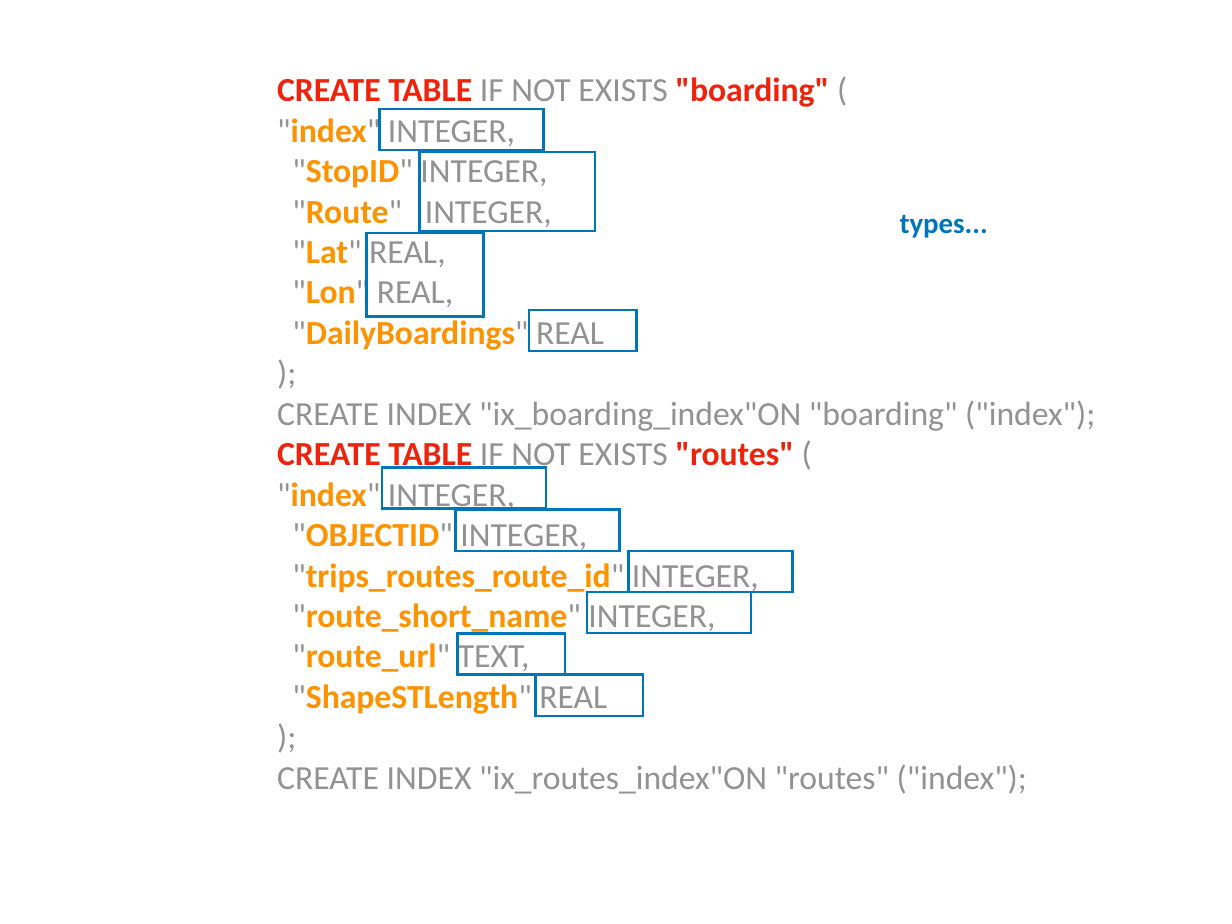
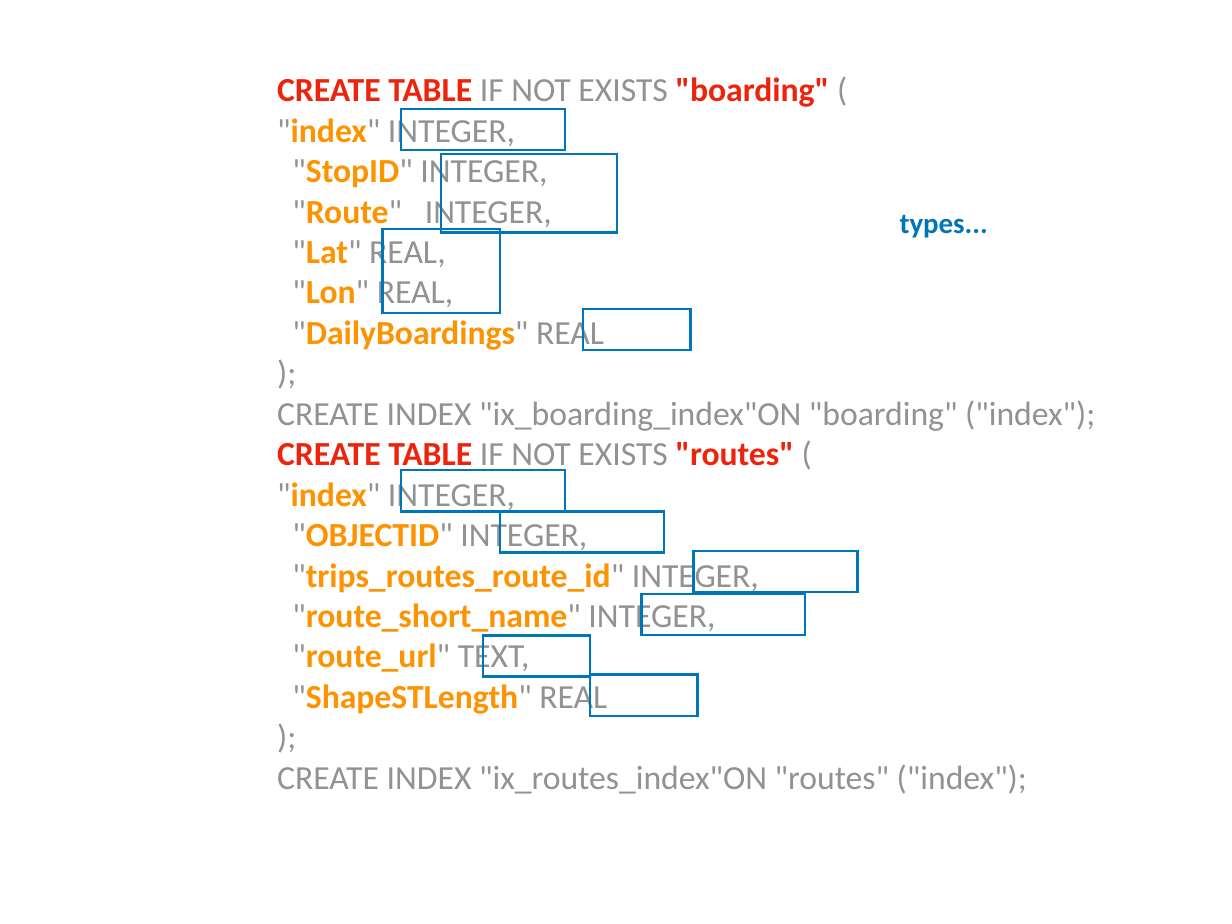
Before and after one commit to tylerharter/caraza-harter-com, a slide deck: slide 41 of tyler/meena/cs220/f20/materials/lec_33_F20.pptx (slide 43 before the commit). Drawn at 1232x924 pixels with LibreOffice and Linux fonts; fonts in the diff are those of the drawing. Boxes give left, top, right and bottom in pixels: in the first picture for what was removed or moved away, otherwise in the second. Text is boxed around its words. In the diff, an @@ line names an element or a change of style, - is before the commit and + after.

```diff
--- a/tyler/meena/cs220/f20/materials/lec_33_F20.pptx
+++ b/tyler/meena/cs220/f20/materials/lec_33_F20.pptx
@@ 3 rectangles: place and size @@
-3 rectangles at <box>379,109,595,509</box>
+3 rectangles at <box>401,109,617,512</box>
@@ rectangle: place and size @@
-rectangle at <box>366,233,483,317</box>
+rectangle at <box>383,230,500,314</box>
@@ rectangle: place and size @@
-rectangle at <box>456,509,619,551</box>
+rectangle at <box>500,511,664,553</box>
@@ rectangle: place and size @@
-rectangle at <box>629,551,793,593</box>
+rectangle at <box>694,551,858,593</box>
@@ 3 rectangles: place and size @@
-3 rectangles at <box>529,310,751,717</box>
+3 rectangles at <box>583,309,805,717</box>
@@ rectangle: place and size @@
-rectangle at <box>457,633,565,675</box>
+rectangle at <box>483,635,590,677</box>
```
Also in this commit, not shown: 5 other slides changed, 3 slides added, 5 slides removed.
